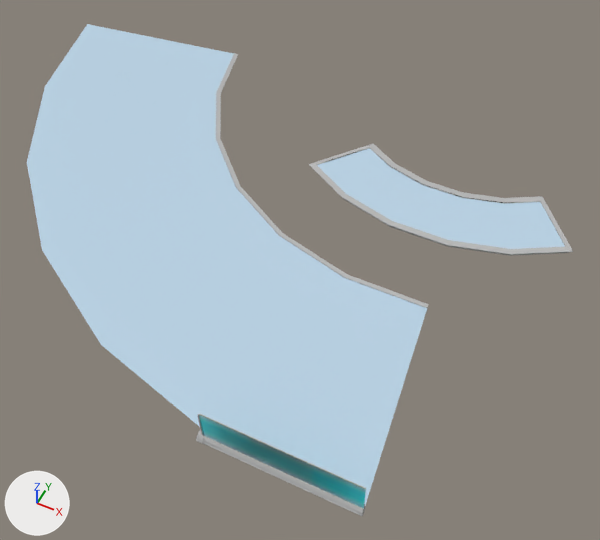
Renders of the FBX model Assets/Game/Models/Environment/Rooms/room_Lab_Circle.fbx from each side of a commit.
Both versions are drawn from a camera (50 mm lens) standing at (-30.0, -113.2, 23.6) and looking at (-39.6, -94.2, -0.2). Lighting does not change. The marker at lower left points along +X, +Y and +Z. Where no turn or scale is listed for an object, it has been applied to the vertices.

In view in the first picture: 'Circle_Platform_Quad', 'Circle_Platform_Small', 'Cricle_FloorBase', 'Path_Circle_Outter'.
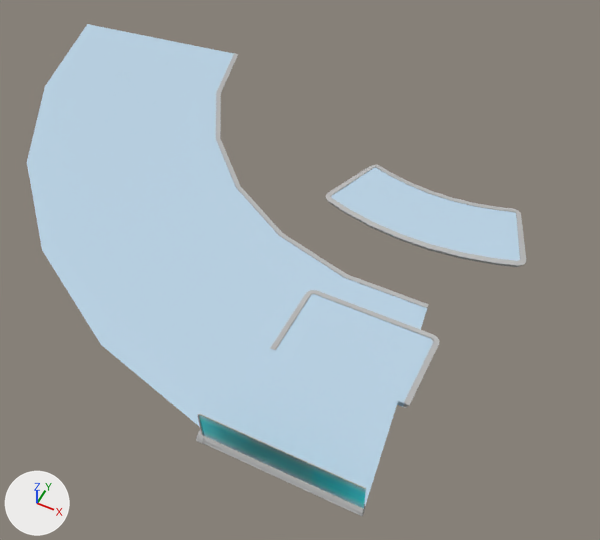
Commit message: part3 circle path

Pixel boxes (x1, y1, x2, y2) of what changed, in the pictures (600 x 540 px):
```json
{"object": "Circle_Platform_Small", "change": "deleted", "before": [309, 144, 573, 256], "on screen": "blue", "faces in mat_m_floor (its picture is missing)": [317, 148, 565, 249], "faces in mat_wall_lab (its picture is missing)": [309, 144, 573, 256]}
{"object": "Circle_Platform_Inner", "change": "added", "after": [326, 165, 526, 267], "on screen": "blue", "faces in mat_m_floor (its picture is missing)": [331, 168, 520, 264], "faces in mat_wall_lab (its picture is missing)": [326, 165, 526, 267]}
{"object": "Path_Circle_Outte_Path", "change": "added", "after": [270, 290, 439, 408], "faces in mat_wall_lab (its picture is missing)": [270, 290, 439, 408], "faces in mat_m_floor (its picture is missing)": [397, 334, 433, 407]}
```

The change, as JSON lines over the scene's bpy script:
```json
{"op": "add", "block": "me_mesh_004_1", "code": ["me_mesh_004_1 = bpy.data.meshes.new('Mesh.004')", "me_mesh_004_1.from_pydata(...)  # 526 vertices, 988 faces; spans x -4.05..4.05, y -9.37..-5.89, z -0.23..0.04", "# faces by material slot: [872, 116]", "me_mesh_004_1.materials.append(mat_wall_lab)  # its picture is missing", "me_mesh_004_1.materials.append(mat_m_floor)  # its picture is missing"]}
{"op": "add", "block": "me_mesh_005", "code": ["me_mesh_005 = bpy.data.meshes.new('Mesh.005')", "me_mesh_005.from_pydata(...)  # 302 vertices, 552 faces; spans x -2.5..2.5, y 0.0..3.0, z -0.23..0.04", "# faces by material slot: [468, 84]", "me_mesh_005.materials.append(mat_wall_lab)  # its picture is missing", "me_mesh_005.materials.append(mat_m_floor)  # its picture is missing"]}
{"op": "remove", "block": "ob_circle_platform_small", "code": ["ob_circle_platform_small = bpy.data.objects.new('Circle_Platform_Small', me_mesh_004)", "ob_circle_platform_small.location = (-35.88, -82.72, 0.0)"]}
{"op": "add", "block": "ob_circle_platform_inner", "code": ["ob_circle_platform_inner = bpy.data.objects.new('Circle_Platform_Inner', me_mesh_004_1)", "ob_circle_platform_inner.location = (-35.88, -82.72, 1.02)"]}
{"op": "add", "block": "ob_path_circle_outte_path", "code": ["ob_path_circle_outte_path = bpy.data.objects.new('Path_Circle_Outte_Path', me_mesh_005)", "ob_path_circle_outte_path.location = (-35.88, -98.79, 1.02)"]}
```
